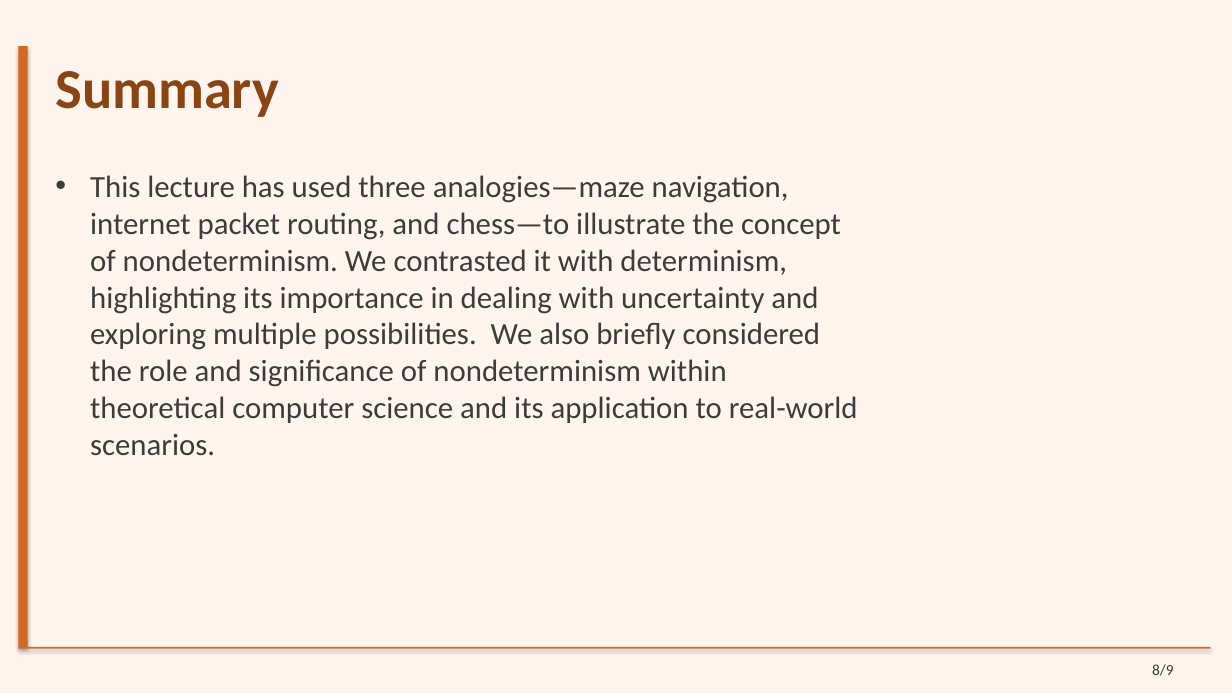
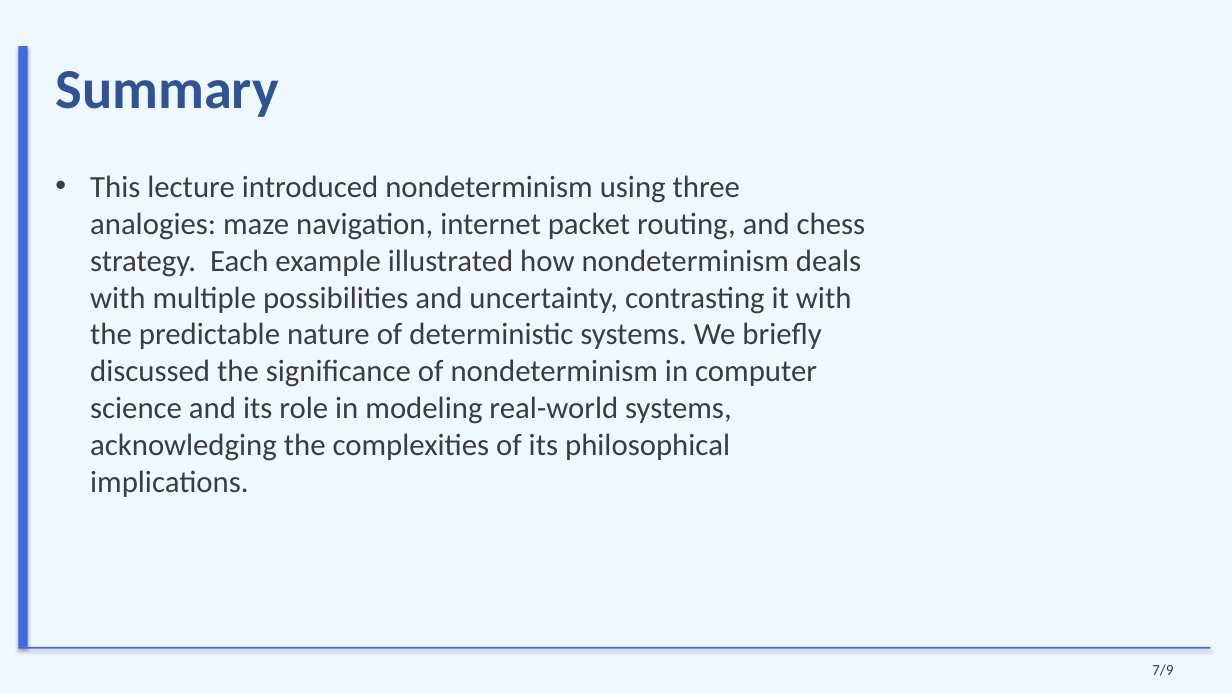
Before and after one commit to sanskarsri26/pdf-to-lecture, a slide deck: slide 7 of Styled_Slides.pptx (slide 8 before the commit). Drawn at 1232x693 pixels with LibreOffice and Linux fonts; fonts in the diff are those of the drawing. Boxes give left, top, right and bottom in pixels: in the first picture for what was removed or moved away, otherwise in the second. Text is boxed around its words. In the diff, an @@ line names an element or a change of style, - is before the commit and + after.

```diff
--- a/Styled_Slides.pptx
+++ b/Styled_Slides.pptx
@@ background #FFF5EE to #F0F8FF @@
@@ title "Summary" at <box>55,71,279,117</box>: text colour #8B4513 to #2F5496 @@
@@ rectangle at <box>18,46,28,647</box>: fill #D2691E to #4169E1 @@
@@ text at <box>90,175,866,497</box>: text changed @@
-• This lecture has used three analogies—maze navigation, internet packet routing, and chess—to illustrate the concept of nondeterminism. We contrasted it with determinism, highlighting its importance in dealing with uncertainty and exploring multiple possibilities. We also briefly considered the role and significance of nondeterminism within theoretical computer science and its application to real-world scenarios.
+• This lecture introduced nondeterminism using three analogies: maze navigation, internet packet routing, and chess strategy. Each example illustrated how nondeterminism deals with multiple possibilities and uncertainty, contrasting it with the predictable nature of deterministic systems. We briefly discussed the significance of nondeterminism in computer science and its role in modeling real-world systems, acknowledging the complexities of its philosophical implications.
@@ rectangle at <box>18,647,1211,649</box>: fill #D2691E to #4169E1 @@
@@ text at <box>1152,664,1174,676</box>: text changed @@
-8/9
+7/9
```
Also in this commit, not shown: 7 other slides changed, 1 slide added, 1 slide removed, 21 other files.
